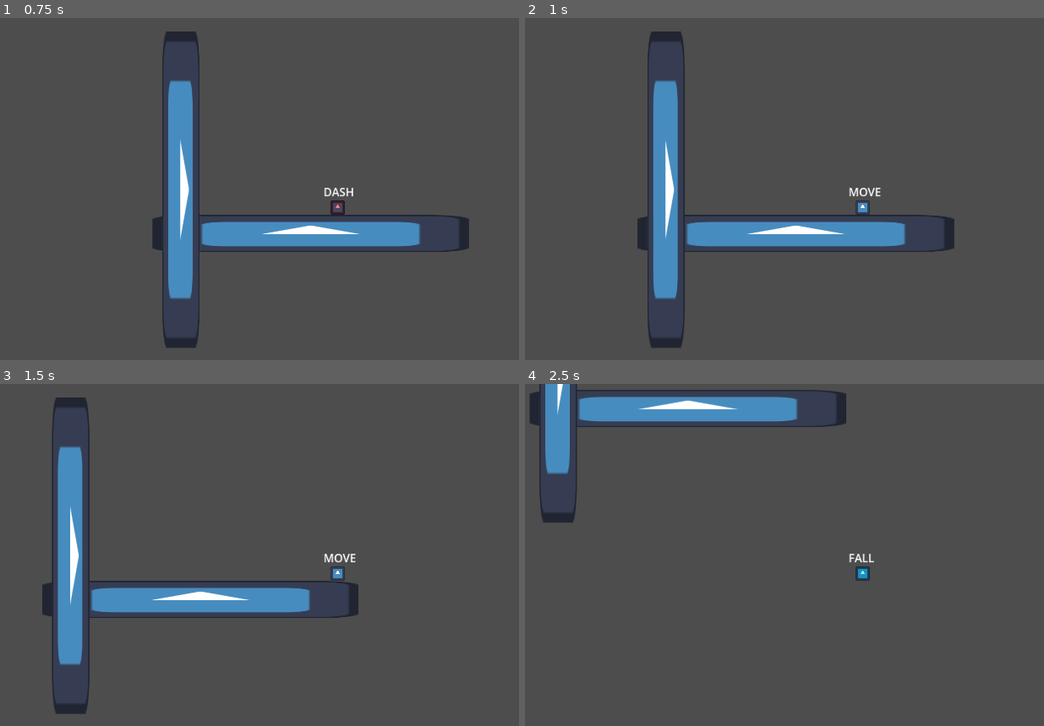
Above: before the commit, frames 1-4 (two rows, left to right).
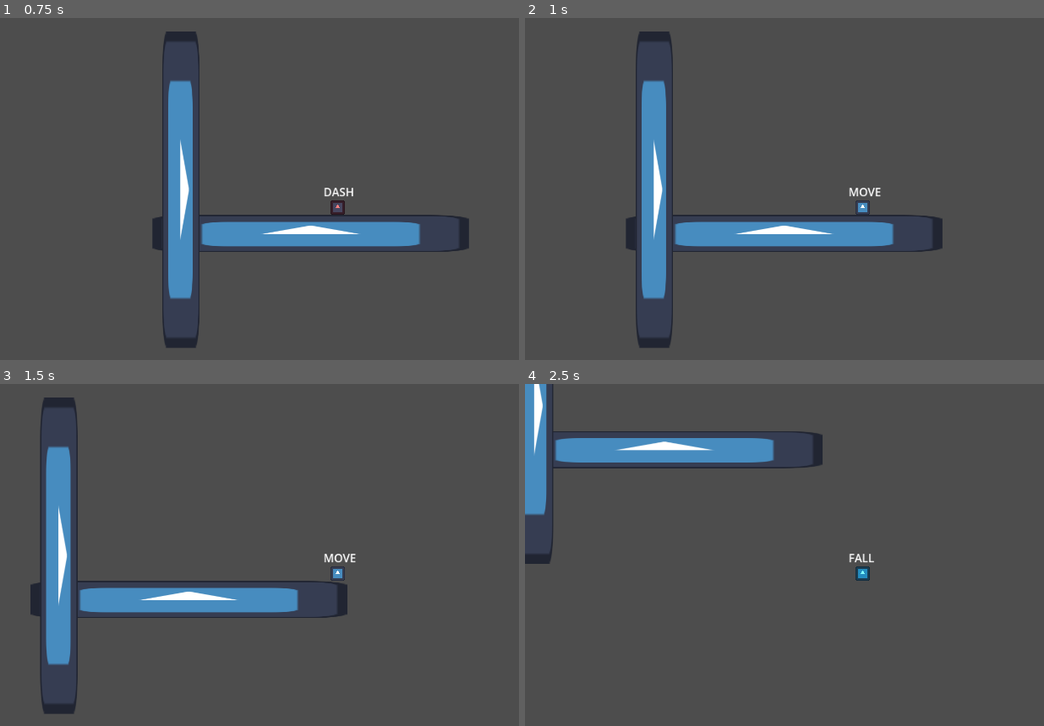
Above: after the commit, the same moments.

Repository: ski-freak/AtniaMania
Game: Godot game, scene res://scenes/environment/world.tscn
Same seed, same stepped clock (60 frames per second), same inputs: the game is played once before the commit and once after it. The engine's default icon, where the game draws it, is replaced by a stand-in: a white triangle on a blue panel in a dark square.
Inputs:
- Up to frame 1 (0.75 s): tap Enter (ui_accept) at 0.5 s; hold Right (MoveRight) from 0.53 s (still down); tap Z (Dash) at 0.6 s
- Up to frame 2 (1 s): keep holding Right (MoveRight); tap Space (Jump) at 0.77 s
- Up to frame 3 (1.5 s): keep holding Right (MoveRight); tap X (Climb) at 1.35 s
- Up to frame 4 (2.5 s): tap Space (Jump) at 1.52 s; tap Z (Dash) at 1.55, 2.1 s; release Right (MoveRight) at 2.03 s; hold Left (MoveLeft) from 2.03 s (still down)

Frame 1 is identical in both runs. In frame 2, 5.3% of the frame differs, in the area x 19-83%, y 3-97%; in frame 3, 5.5%; in frame 4, 10%, in the area x 0-62%, y 0-53%.

Commit message:
removed redundant code from player.gd, stopped using signal and instead use code to count dash frames

Diff:
--- a/scenes/entities/player/DASH.gd
+++ b/scenes/entities/player/DASH.gd
@@ -5,17 +5,23 @@
 var dashing = false
 var dash_end_speed = 200
 var dash_end_velocity = Vector2.ZERO
-@export var dash_duration = 0.15 # Determines how long the dash is
-@onready var DashDuration_timer = $DashDuration # we use the dash_duration as an argument for this to set the duration to what we want
+
+@export var dash_duration_frames = 15 # Determines how long the dash is
+var dash_frame_counter = 0 # Used to ensure the dash lasts the correct amount of time.
+
 
 func update(delta):
-	if !dashing: # this means if it is = false
+	# Increment frame counter, then when it reaches the final frame leave the state.
+	dash_frame_counter += 1
+	if dash_frame_counter >= dash_duration_frames:
+		Player.velocity = dash_end_velocity
+		dashing = false
 		return STATES.FALL
 	return null
 func enter_state():
 	Player.can_dash = false
 	dashing = true
-	DashDuration_timer.start(dash_duration)
+	dash_frame_counter = 0 # Reset counter each time dash starts
 	if Player.movement_input != Vector2.ZERO:
 		dash_direction = Player.movement_input
 	else:
@@ -30,7 +36,3 @@
 	dashing = false
 	Player.get_node("PlayerSprite2D").modulate = Color(0.5, 1.0, 1.0)
   # back to normal
-func _on_timer_timeout() -> void:
-	Player.velocity = dash_end_velocity
-	dashing = false
-	pass
--- a/scenes/entities/player/Player.gd
+++ b/scenes/entities/player/Player.gd
@@ -64,16 +64,7 @@
 			else:
 				return Vector2.LEFT
 	return null
-#
-	## Get the input direction and handle the movement/deceleration.
-	## As good practice, you should replace UI actions with custom gameplay actions.
-	#var direction := Input.get_axis("ui_left", "ui_right")
-	#if direction:
-		#velocity.x = direction * SPEED
-	#else:
-		#velocity.x = move_toward(velocity.x, 0, SPEED)
-#
-	#move_and_slide()
+
 
 # Shuffles the states around so that you are in the correct one?
 func change_state(input_state):
